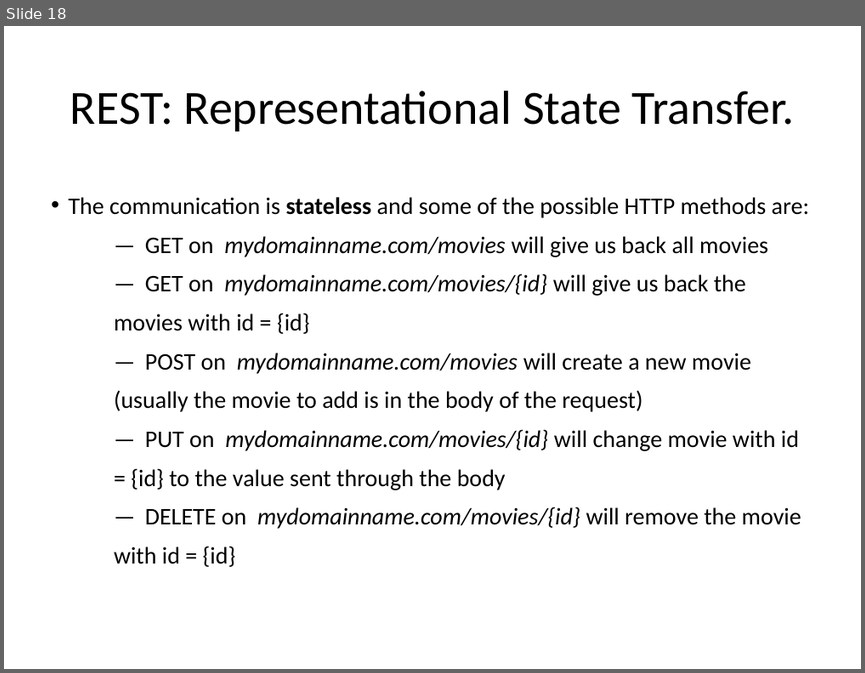
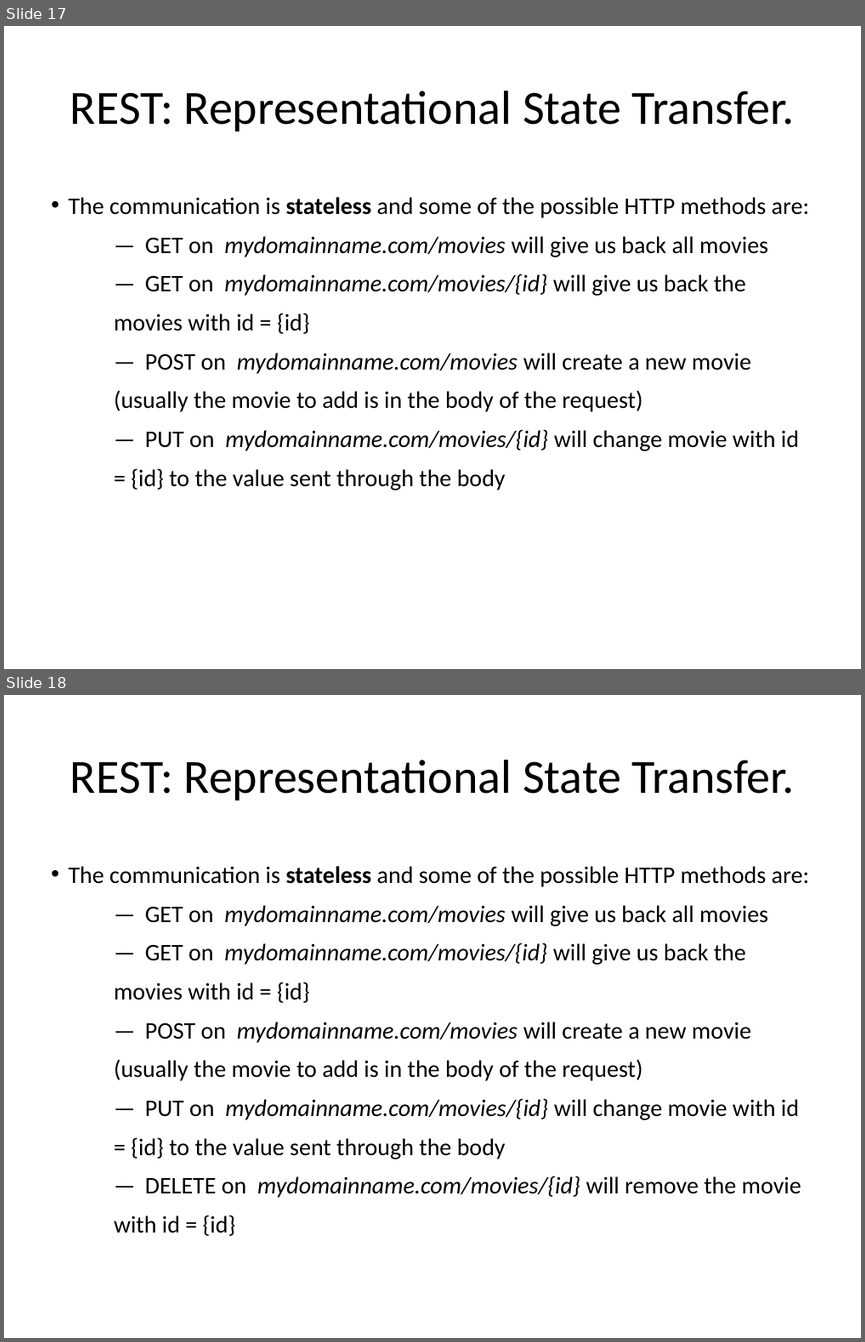
Before and after one commit to hogeschool/Development--Web, a slide deck: Lesson3/lesson3.pptx. Shown one above the other, each under a label of ours: slide 18 before the commit, slides 17 and 18 after it. The pictures are 865x673 and 865x1342 pixels, drawn with LibreOffice and Linux fonts; fonts in the diff are those of the drawing. Boxes give left, top, right and bottom in pixels: in the first picture for what was removed or moved away, otherwise in the second. Text is boxed around its words. In the diff, an @@ line names an element or a change of style, - is before the commit and + after.

```diff
--- a/Lesson3/lesson3.pptx
+++ b/Lesson3/lesson3.pptx
@@ slide 17 added at (4, 26, 861, 669), background #FFFFFF @@
@@ title added at (70, 91, 794, 131), 40 pt, text #000000 @@
+REST: Representational State Transfer.
@@ text added at (69, 197, 809, 490), 20 pt, text #000000 @@
+• The communication is stateless and some of the possible HTTP methods are:
+— GET on mydomainname.com/movies will give us back all movies
+— GET on mydomainname.com/movies/{id} will give us back the movies with id = {id}
+— POST on mydomainname.com/movies will create a new movie (usually the movie to add is in the body of the request)
+— PUT on mydomainname.com/movies/{id} will change movie with id = {id} to the value sent through the body
```
Also in this commit, not shown: 17 slides changed, 4 other slides added, 5 slides removed.
